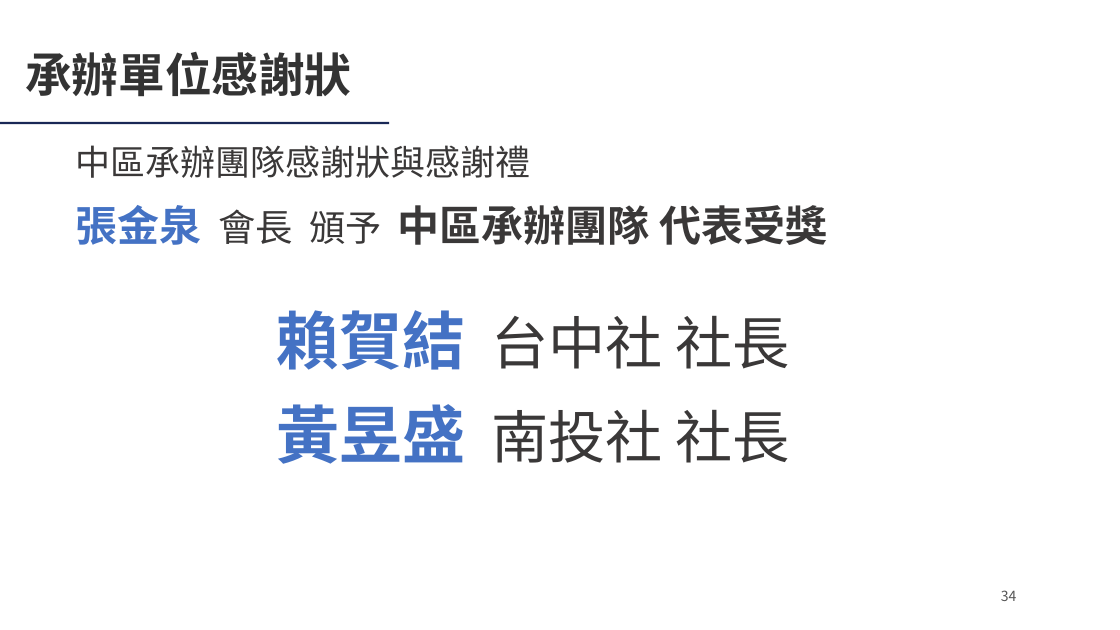
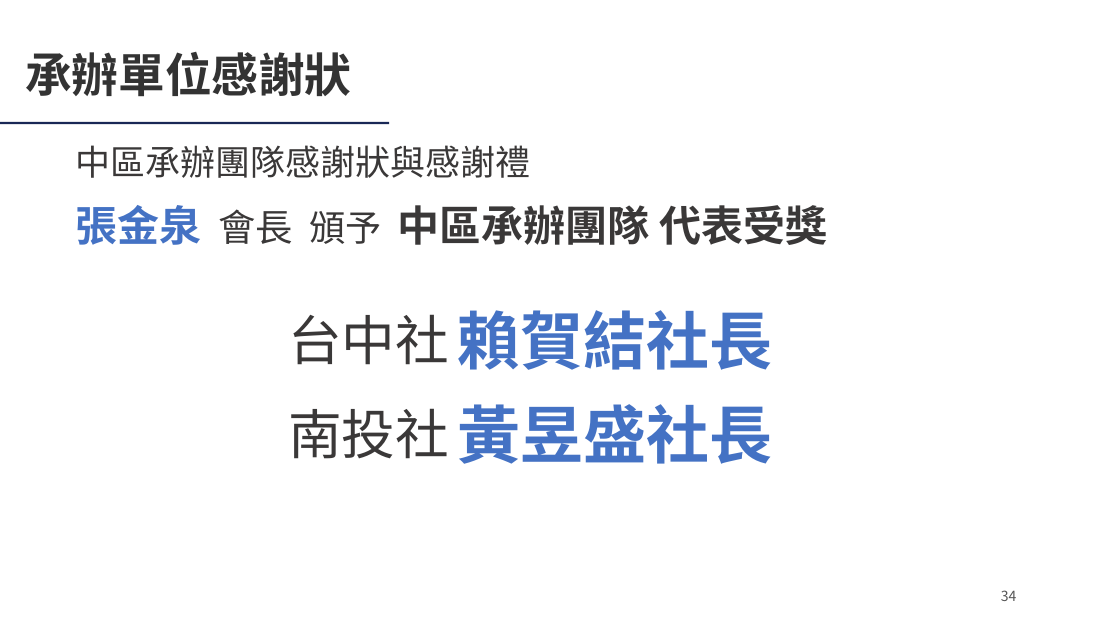
Before and after one commit to Ericliang680928/IAA, a slide deck: slide 34 of 20261204/agm/IAA會員大會簡報_20261204.pptx. Drawn at 1120x630 pixels with LibreOffice and Linux fonts; fonts in the diff are those of the drawing; background and template pictures are left out. Boxes give left, top, right and bottom in pixels: in the first picture for what was removed or moved away, otherwise in the second. Text is boxed around its words. In the diff, an @@ line names an element or a change of style, - is before the commit and + after.

```diff
--- a/20261204/agm/IAA會員大會簡報_20261204.pptx
+++ b/20261204/agm/IAA會員大會簡報_20261204.pptx
@@ text at (x1=288, y1=314, x2=449, y2=365): text changed; size 49 to 46 pt @@
-賴賀結 台中社 社長
+台中社
@@ text added at (x1=457, y1=310, x2=772, y2=370), 54 pt, text #4472C4, bold @@
+賴賀結社長
@@ text added at (x1=288, y1=408, x2=449, y2=459), 46 pt, text #3A3838 @@
+南投社
@@ text at (x1=457, y1=404, x2=772, y2=464): text changed; size 49 to 54 pt; text colour #3A3838 to #4472C4; bold on @@
-黃昱盛 南投社 社長
+黃昱盛社長
```
Also in this commit, not shown: 5 other slides changed, 2 other files.
